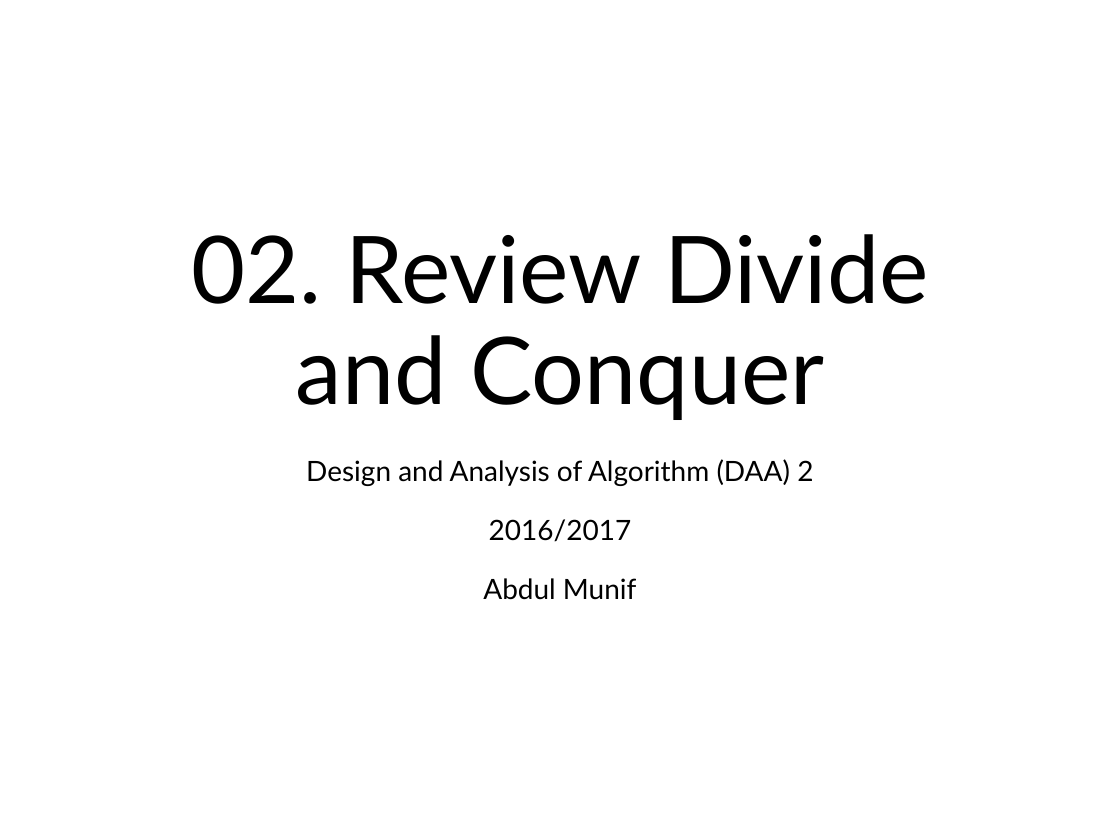
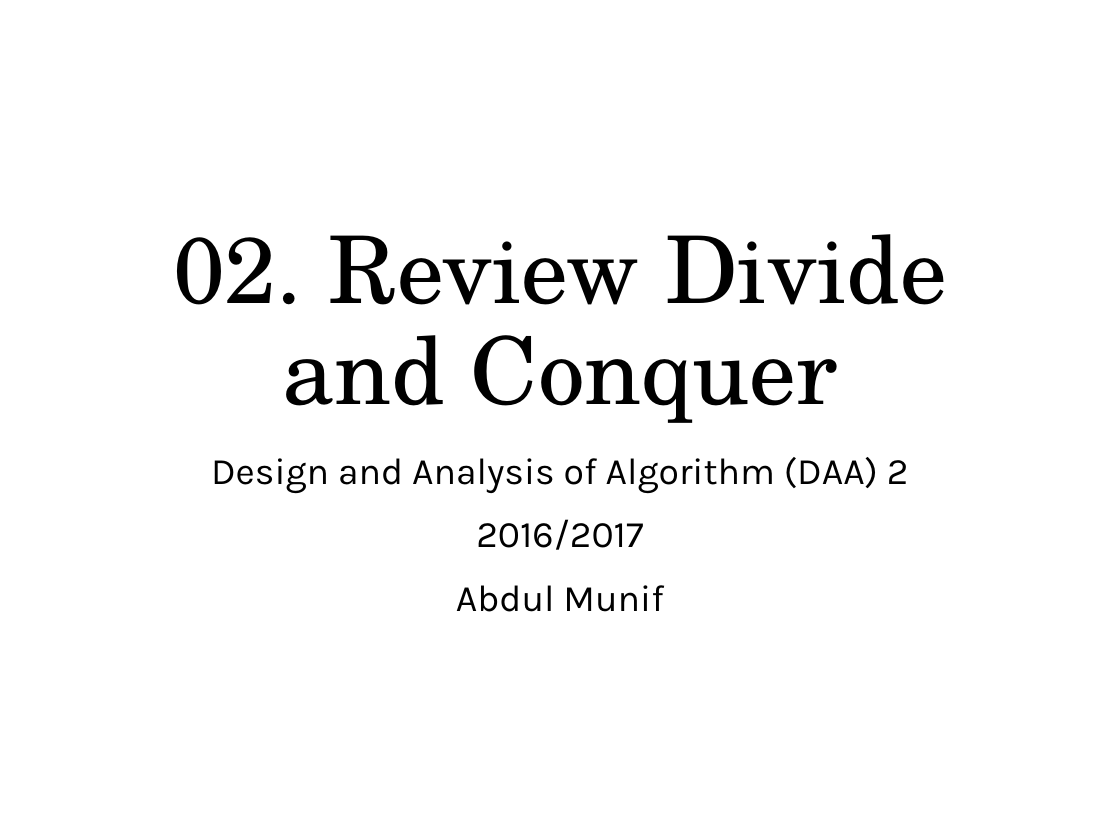
Before and after one commit to munif/paa-2, a slide deck: slide 1 of 161702/presentation/02 - Review Divide and Conquer/02. Review Divide and Conquer.pptx. Drawn at 1120x840 pixels with LibreOffice and Linux fonts; fonts in the diff are those of the drawing. Boxes give left, top, right and bottom in pixels: in the first picture for what was removed or moved away, otherwise in the second. Text is boxed around its words. In the diff, an @@ line names an element or a change of style, - is before the commit and + after.

```diff
--- a/161702/presentation/02 - Review Divide and Conquer/02. Review Divide and Conquer.pptx
+++ b/161702/presentation/02 - Review Divide and Conquer/02. Review Divide and Conquer.pptx
@@ title "02. Review Divide and Conquer": place and size @@
-title "02. Review Divide and Conquer" at [191,234,929,420]
+title "02. Review Divide and Conquer" at [173,234,947,423]
@@ title "02. Review Divide and Conquer" at [173,234,947,423]: font Lato to TeX Gyre Schola @@
@@ subtitle "Design and Analysis of Algorithm ..." at [211,457,909,612]: size 18 to 24 pt, font Lato to Karla; line spacing 1.2 to 1 @@
```
Also in this commit, not shown: 1 other slide changed, 10 slides added, 4 other files.
